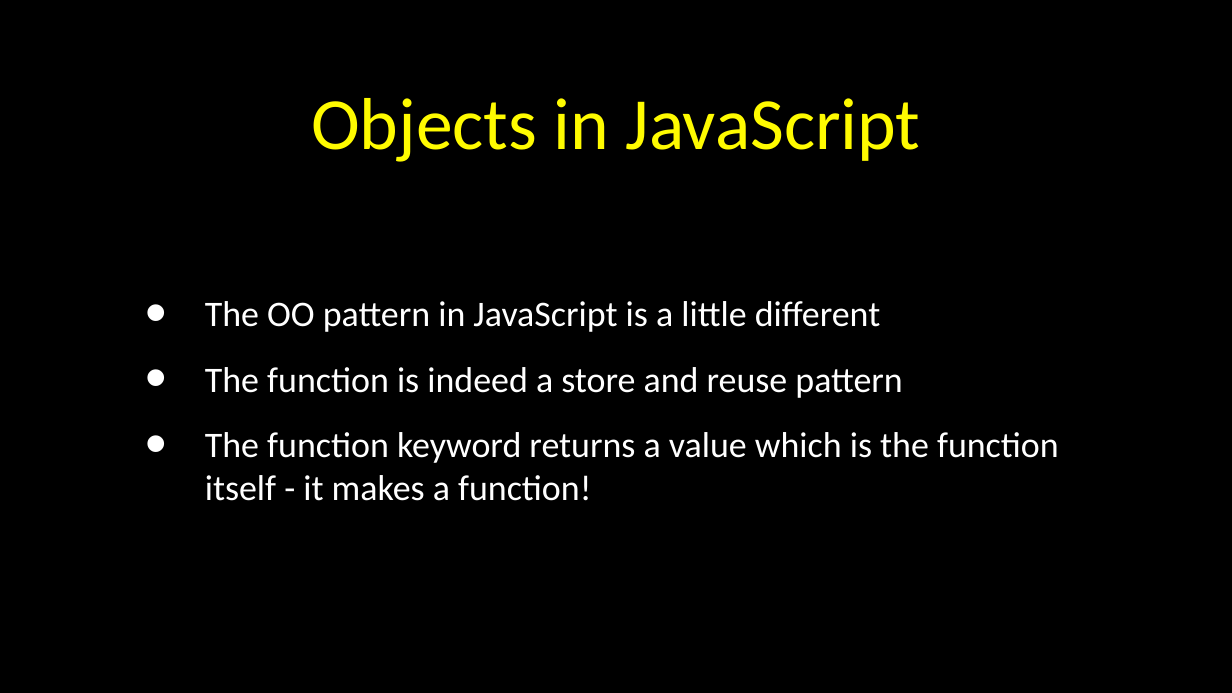
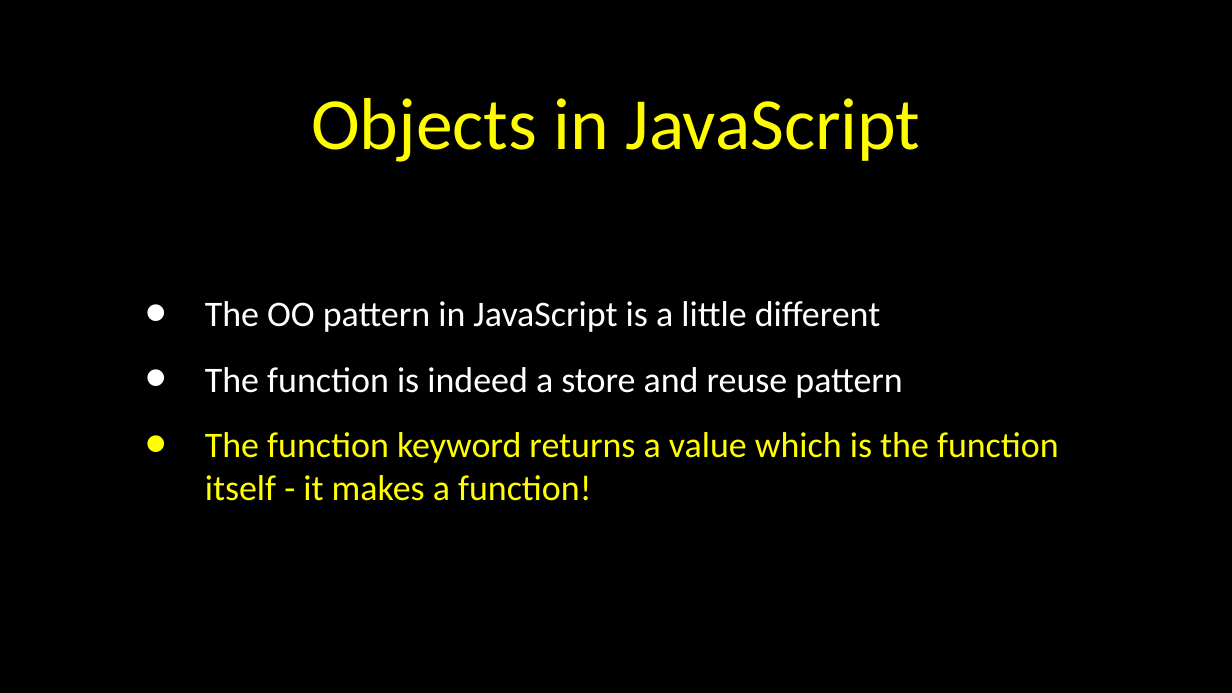
Before and after one commit to csev/wa4e, a slide deck: slide 7 of lectures/JS-02-JavaScript-Objects.ppt. Drawn at 1232x693 pixels with LibreOffice and Linux fonts; fonts in the diff are those of the drawing. Boxes give left, top, right and bottom in pixels: in the first picture for what was removed or moved away, otherwise in the second. Text is boxed around its words. In the diff, an @@ line names an element or a change of style, - is before the commit and + after.

```diff
--- a/lectures/JS-02-JavaScript-Objects.ppt
+++ b/lectures/JS-02-JavaScript-Objects.ppt
@@ text at (205,432,1059,501): text colour #FFFFFF to #FFFF00 in "The function keyword returns a value which ..."; bullet colour #FFFFFF to #FFFF00 @@
```
Also in this commit, not shown: 2 other files.
